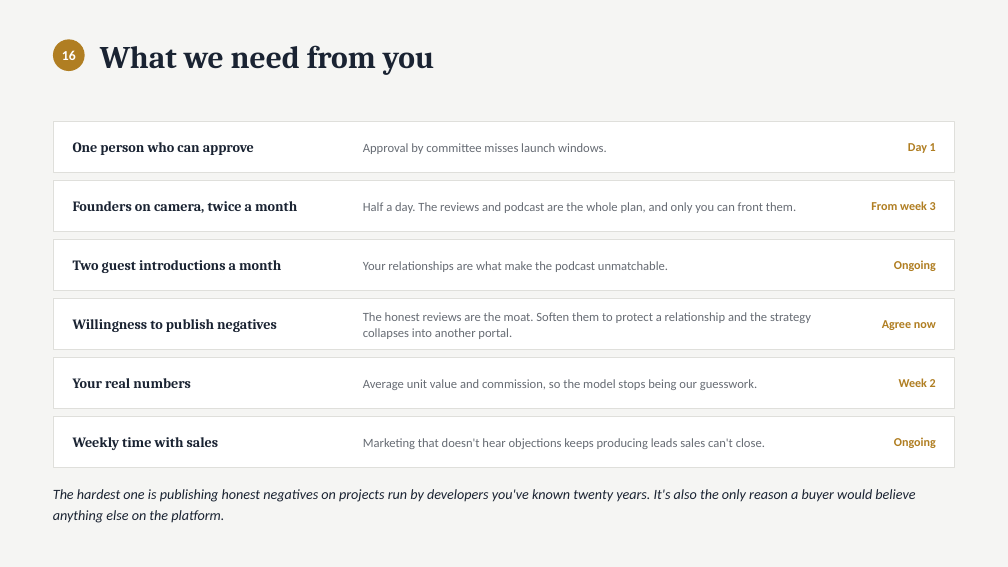
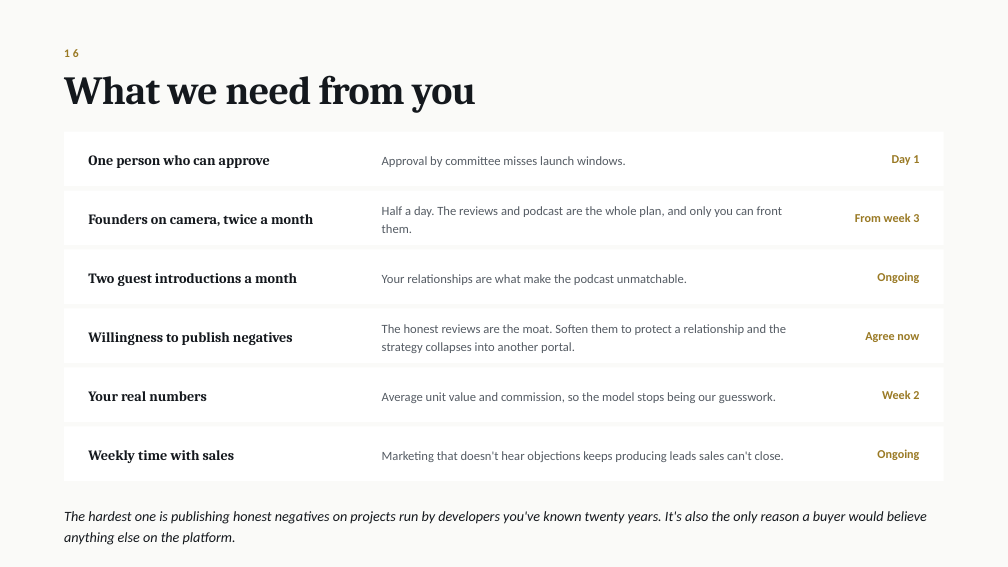
Before and after one commit to productionx-in/OTHO-REALTY, a slide deck: slide 32 of deck/Building_OTHO_ProductionX.pptx. Drawn at 1008x567 pixels with LibreOffice and Linux fonts; fonts in the diff are those of the drawing. Boxes give left, top, right and bottom in pixels: in the first picture for what was removed or moved away, otherwise in the second. Text is boxed around its words. In the diff, an @@ line names an element or a change of style, - is before the commit and + after.

```diff
--- a/deck/Building_OTHO_ProductionX.pptx
+++ b/deck/Building_OTHO_ProductionX.pptx
@@ background #F5F5F3 to #FAFAF8 @@
@@ ellipse removed at [53,39,85,71] @@
@@ text "16" at [64,49,78,57]: size 13 to 11 pt, text colour #FFFFFF to #9A7A25, letter spacing 0 to 2.6 pt; alignment centre to left @@
@@ text "What we need from you": place and size @@
-text "What we need from you" at [100,45,434,75]
+text "What we need from you" at [64,75,476,113]
@@ text "What we need from you" at [64,75,476,113]: size 30 to 38 pt, text colour #1A2332 to #14181D, letter spacing 0 to -0.6 pt @@
@@ rectangle: place and size @@
-rectangle at [53,121,955,172]
+rectangle at [64,132,944,186]
@@ text "Approval by committee misses launch ...": place and size @@
-text "Approval by committee misses launch ..." at [363,143,607,154]
+text "Approval by committee misses launch ..." at [382,156,626,167]
@@ text "Day 1": place and size @@
-text "Day 1" at [908,143,936,153]
+text "Day 1" at [892,155,919,165]
@@ rectangle: place and size @@
-rectangle at [53,180,955,231]
+rectangle at [64,191,944,245]
@@ text "Half a day. The reviews ...": place and size @@
-text "Half a day. The reviews ..." at [363,202,796,213]
+text "Half a day. The reviews ..." at [382,206,782,233]
@@ text "From week 3": place and size @@
-text "From week 3" at [871,201,936,210]
+text "From week 3" at [855,213,919,222]
@@ rectangle: place and size @@
-rectangle at [53,239,955,290]
+rectangle at [64,250,944,304]
@@ text "Your relationships are what make ...": place and size @@
-text "Your relationships are what make ..." at [363,261,668,272]
+text "Your relationships are what make ..." at [382,274,687,285]
@@ text "Ongoing": place and size @@
-text "Ongoing" at [894,260,936,271]
+text "Ongoing" at [877,272,919,283]
@@ rectangle: place and size @@
-rectangle at [53,298,955,349]
+rectangle at [64,309,944,363]
@@ text "The honest reviews are the ...": place and size @@
-text "The honest reviews are the ..." at [363,312,811,339]
+text "The honest reviews are the ..." at [382,324,786,353]
@@ text "Agree now": place and size @@
-text "Agree now" at [882,320,936,330]
+text "Agree now" at [865,332,919,342]
@@ outline #DFDFDB 0.5 pt to none in 6 elements at [64,132,944,186], [64,250,944,304], [64,309,944,363], [64,426,944,481], [64,191,944,245], [64,368,944,422] @@
@@ rectangle: place and size @@
-rectangle at [53,357,955,408]
+rectangle at [64,368,944,422]
@@ 5 texts: place and size @@
-5 texts at [73,142,297,388]
+5 texts at [88,155,313,401]
@@ text colour #1A2332 to #14181D; line spacing 1 to 18pt in 6 elements at [88,155,270,168], [88,273,297,286], [88,332,293,345], [88,450,235,463], [88,214,313,226], [88,391,207,401] @@
@@ text colour #676C74 to #555C64; line spacing 16pt to 17pt in 6 elements at [382,156,626,167], [382,274,687,285], [382,324,786,353], [382,451,784,462], [382,206,782,233], [382,392,776,403] @@
@@ text "Average unit value and commission, ...": place and size @@
-text "Average unit value and commission, ..." at [363,379,757,390]
+text "Average unit value and commission, ..." at [382,392,776,403]
@@ text colour #B07E22 to #9A7A25 in 6 elements at [877,272,919,283], [865,332,919,342], [892,155,919,165], [877,449,919,460], [855,213,919,222], [882,390,919,399] @@
@@ text "Week 2": place and size @@
-text "Week 2" at [899,378,936,387]
+text "Week 2" at [882,390,919,399]
@@ rectangle: place and size @@
-rectangle at [53,416,955,467]
+rectangle at [64,426,944,481]
@@ text "Weekly time with sales": place and size @@
-text "Weekly time with sales" at [73,437,219,450]
+text "Weekly time with sales" at [88,450,235,463]
@@ text "Marketing that doesn't hear objections ...": place and size @@
-text "Marketing that doesn't hear objections ..." at [363,438,765,449]
+text "Marketing that doesn't hear objections ..." at [382,451,784,462]
@@ text "Ongoing": place and size @@
-text "Ongoing" at [894,437,936,448]
+text "Ongoing" at [877,449,919,460]
@@ text "The hardest one is publishing ...": place and size @@
-text "The hardest one is publishing ..." at [53,489,915,523]
+text "The hardest one is publishing ..." at [64,511,927,545]
@@ text "The hardest one is publishing ..." at [64,511,927,545]: text colour #1A2332 to #14181D @@
```
Also in this commit, not shown: 32 other slides changed, 2 other files.
